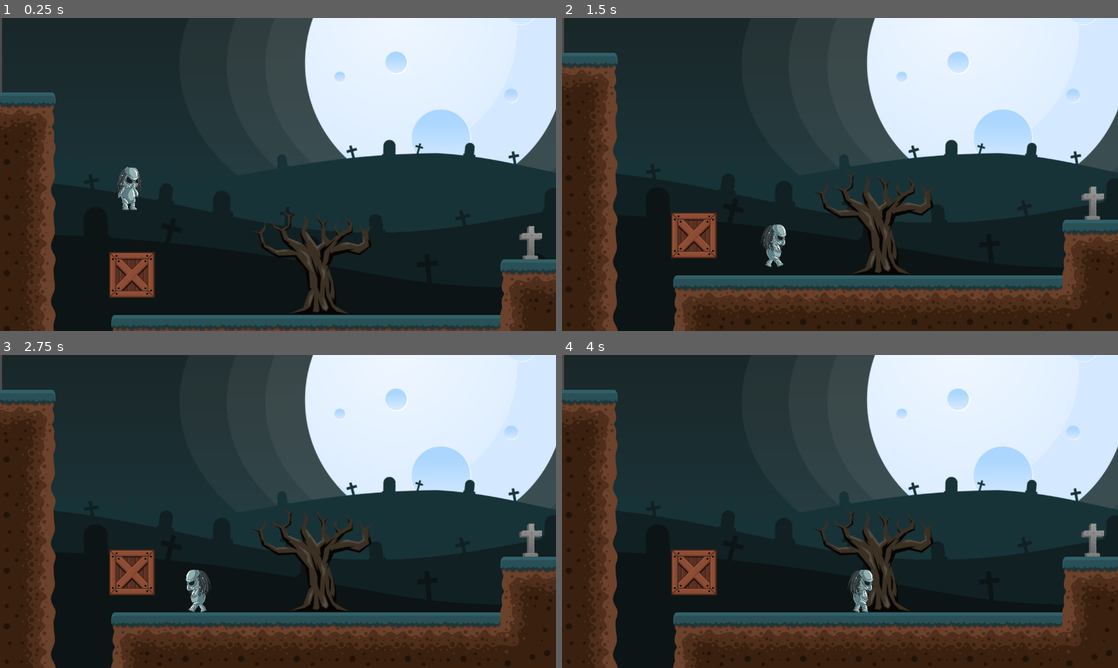
Above: before the commit, frames 1-4 (two rows, left to right).
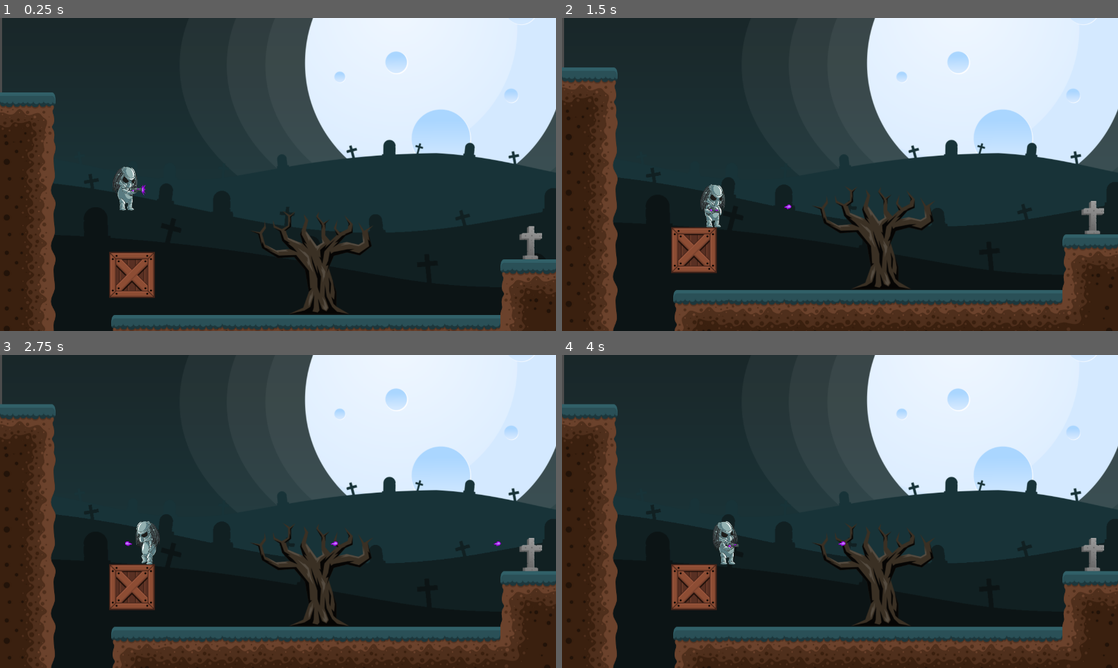
Above: after the commit, the same moments.

Repository: webgirlkristina/aliens-vs-zombies
Game: Godot game, scene res://Level1.tscn
The game is run twice, just before and just after one commit, with the same random seed, the same clock (stepped at 60 frames per second) and the same inputs.
Inputs:
- Up to frame 1 (0.25 s): no input
- Up to frame 2 (1.5 s): tap Enter (ui_accept) at 0.5, 0.6, 0.77, 1.07, 1.35 s; hold Right (ui_right) from 0.53 s (still down)
- Up to frame 3 (2.75 s): tap Enter (ui_accept) at 1.52, 1.82, 2.1 s; release Right (ui_right) at 2.03 s; hold Left (ui_left) from 2.03 s (still down)
- Up to frame 4 (4 s): release Left (ui_left) at 2.78 s; hold Right (ui_right) from 2.78 s (still down); tap Enter (ui_accept) at 2.85, 3.02, 3.32, 3.6, 3.77 s

The runs differ from the first frame. In frame 1, 0.4% of the frame differs, in the area x 20-27%, y 47-62%; in frame 2, 15%, in the area x 0-100%, y 11-100%; in frame 3, 15%; in frame 4, 15%.

Commit message:
Lesson 5: Blaster Shooting

Diff:
--- a/Level1.tscn
+++ b/Level1.tscn
@@ -9,7 +9,7 @@
 [ext_resource path="res://BG Layers/bg2.png" type="Texture" id=7]
 [ext_resource path="res://BG Layers/bg3.png" type="Texture" id=8]
 
-[node name="Level1" type="Node2D" index="0"]
+[node name="Level1" type="Node2D"]
 
 [node name="Box" parent="." index="0" instance=ExtResource( 1 )]
 
--- /dev/null
+++ b/Plasma.gd
@@ -0,0 +1,18 @@
+extends Area2D
+
+const SPEED = 500
+export var direction = 1
+var velocity = Vector2()
+
+func _physics_process(delta):
+	velocity.x = SPEED * delta * direction
+	if(direction == -1):
+		$Sprite.flip_h = true
+	translate(velocity)
+
+func _on_VisibilityNotifier2D_screen_exited():
+	queue_free()
+
+
+func _on_Plasma_body_entered(body):
+	queue_free()
--- /dev/null
+++ b/Plasma.tscn
@@ -0,0 +1,42 @@
+[gd_scene load_steps=4 format=2]
+
+[ext_resource path="res://Plasma.gd" type="Script" id=1]
+[ext_resource path="res://alien_predator_mask/predatormask__0042_fire_8.png" type="Texture" id=2]
+
+[sub_resource type="RectangleShape2D" id=1]
+
+custom_solver_bias = 0.0
+extents = Vector2( 8.1934, 5.38922 )
+
+[node name="Plasma" type="Area2D"]
+
+input_pickable = true
+gravity_vec = Vector2( 0, 1 )
+gravity = 98.0
+linear_damp = 0.1
+angular_damp = 1.0
+audio_bus_override = false
+audio_bus_name = "Master"
+script = ExtResource( 1 )
+direction = 1
+
+[node name="Sprite" type="Sprite" parent="." index="0"]
+
+scale = Vector2( 0.25, 0.25 )
+texture = ExtResource( 2 )
+region_enabled = true
+region_rect = Rect2( 339, 182.5, 67.5, 49 )
+_sections_unfolded = [ "Region", "Transform" ]
+
+[node name="CollisionShape2D" type="CollisionShape2D" parent="." index="1"]
+
+position = Vector2( 0.486099, 0 )
+shape = SubResource( 1 )
+
+[node name="VisibilityNotifier2D" type="VisibilityNotifier2D" parent="." index="2"]
+
+rect = Rect2( -10, -10, 20, 20 )
+
+[connection signal="body_entered" from="." to="." method="_on_Plasma_body_entered"]
+
+[connection signal="screen_exited" from="VisibilityNotifier2D" to="." method="_on_VisibilityNotifier2D_screen_exited"]
--- a/Player.gd
+++ b/Player.gd
@@ -4,20 +4,26 @@
 const FLOOR = Vector2(0, -1)
 const GRAVITY = 970
 const JUMP_POWER = 550
+const PLASMA = preload("res://Plasma.tscn")
 
+var is_firing = false
 var velocity = Vector2()
 
 func _physics_process(delta):
 	if position.y > 800:
 		position.y = 0
+	if is_firing == true:
+		return
 	if Input.is_action_pressed("ui_right"):
 		velocity.x = SPEED
 		$AnimatedSprite.flip_h = false
+		$Position2D.position.x = abs($Position2D.position.x)
 		if is_on_floor():
 			$AnimatedSprite.play("walk")
 	elif Input.is_action_pressed("ui_left"):
 		velocity.x = -SPEED
 		$AnimatedSprite.flip_h = true
+		$Position2D.position.x = abs($Position2D.position.x) * -1
 		if is_on_floor():
 			$AnimatedSprite.play("walk")
 	else:
@@ -29,5 +35,17 @@
 		velocity.y = -JUMP_POWER
 		$AnimatedSprite.play("jump")
 
+	if Input.is_action_just_pressed("ui_accept") && is_firing == false && is_on_floor():
+		is_firing = true
+		$AnimatedSprite.play("fire")
+
 	velocity.y += (GRAVITY * delta)
 	velocity = move_and_slide(velocity, FLOOR)
+
+func _on_AnimatedSprite_animation_finished():
+	if $AnimatedSprite.animation == "fire":
+		var plasma = PLASMA.instance()
+		plasma.direction = sign($Position2D.position.x)
+		plasma.position = $Position2D.global_position
+		get_parent().add_child(plasma)
+		is_firing = false
--- a/Player.tscn
+++ b/Player.tscn
@@ -14,6 +14,9 @@
 [ext_resource path="res://alien_predator_mask/predatormask__0009_walk_4.png" type="Texture" id=12]
 [ext_resource path="res://alien_predator_mask/predatormask__0010_walk_5.png" type="Texture" id=13]
 [ext_resource path="res://alien_predator_mask/predatormask__0011_walk_6.png" type="Texture" id=14]
+[ext_resource path="res://alien_predator_mask/predatormask__0038_fire_4.png" type="Texture" id=15]
+[ext_resource path="res://alien_predator_mask/predatormask__0039_fire_5.png" type="Texture" id=16]
+[ext_resource path="res://alien_predator_mask/predatormask__0040_fire_6.png" type="Texture" id=17]
 
 [sub_resource type="RectangleShape2D" id=1]
 
@@ -37,9 +40,14 @@
 "loop": true,
 "name": "walk",
 "speed": 5.0
+}, {
+"frames": [ ExtResource( 15 ), ExtResource( 16 ), ExtResource( 17 ) ],
+"loop": false,
+"name": "fire",
+"speed": 5.0
 } ]
 
-[node name="Player" type="KinematicBody2D"]
+[node name="Player" type="KinematicBody2D" index="0"]
 
 input_pickable = false
 collision_layer = 1
@@ -59,7 +67,8 @@
 
 scale = Vector2( 0.25, 0.25 )
 frames = SubResource( 2 )
-animation = "idle"
+animation = "fire"
+frame = 2
 _sections_unfolded = [ "Transform" ]
 
 [node name="Camera2D" type="Camera2D" parent="." index="2"]
@@ -87,3 +96,10 @@
 editor_draw_limits = false
 editor_draw_drag_margin = false
 _sections_unfolded = [ "Limit", "Smoothing" ]
+
+[node name="Position2D" type="Position2D" parent="." index="3"]
+
+position = Vector2( 39, 2 )
+_sections_unfolded = [ "Transform" ]
+
+[connection signal="animation_finished" from="AnimatedSprite" to="." method="_on_AnimatedSprite_animation_finished"]
Not shown: 1 places in Player.tscn that only renumber resources
Not shown, changed: README.md
